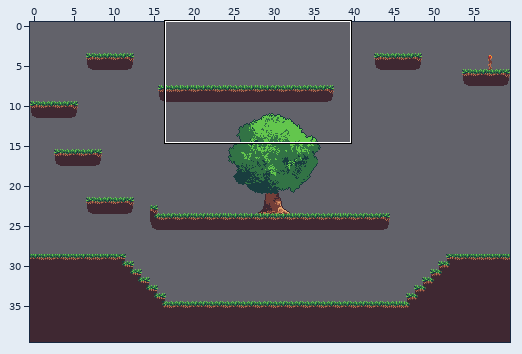
Tiled map -- map/2-3.tmx. The first picture is a wide view before the edit; the outline marks the close-up.
Close-up. Before the commit:
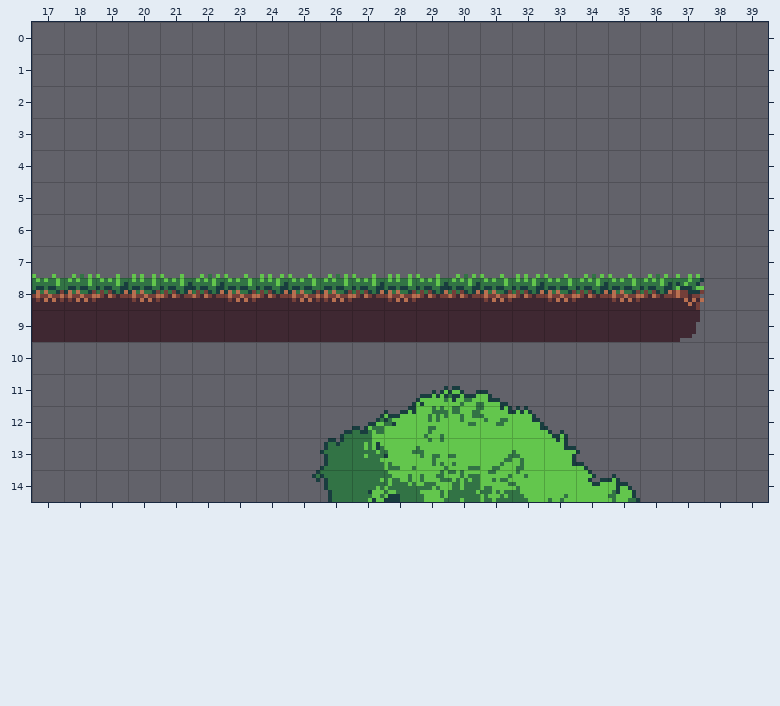
Cells are 8x8 px. Shown: x 17..39, y 0..14. The commit also changed other parts of the map, which this record leaves out.
New version:
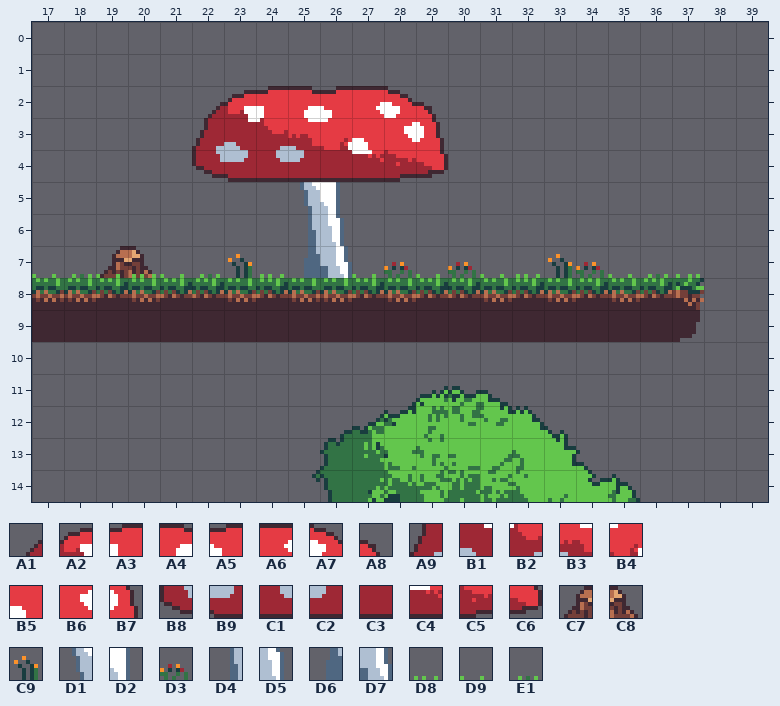
Key: from "joined_together_in_a_tilemap-S": A1 0, A2 1, A3 2, A4 3, A5 4, A6 5, A7 6, A8 7, A9 28, B1 29, B2 30, B3 31, B4 32, B5 33, B6 34, B7 35, B8 56, B9 57, C1 58, C2 59, C3 60, C4 61, C5 62, C6 63, C7 84, C8 85, C9 86, D1 87, D2 88, D3 90, D4 115, D5 116, D6 143, D7 144, D8 170, D9 171, E1 172.
__ is an empty cell.
Difference:
Layer "Extras":
y 7: x 19..20 __ __ -> C7 C8
Layer "Map":
y 2: x 22..29 __ __ __ __ __ __ __ __ -> A1 A2 A3 A4 A5 A6 A7 A8
y 3: x 22..29 __ __ __ __ __ __ __ __ -> A9 B1 B2 B3 B4 B5 B6 B7
y 4: x 22..29 __ __ __ __ __ __ __ __ -> B8 B9 C1 C2 C3 C4 C5 C6
y 5: x 25..26 __ __ -> D1 D2
y 6: x 25..26 __ __ -> D4 D5
y 7: x 23 D9 -> C9; x 25..26 D9 E1 -> D6 D7; x 28 D8 -> D3; x 30 E1 -> D3; x 33..34 D9 E1 -> C9 D3
Boxes around the changes in both close-ups, in picture pixels (x1, y1, x2, y2):
changed: (192, 86, 448, 278)
added: (100, 246, 152, 278)
changed: (448, 262, 476, 278)
changed: (544, 254, 604, 278)
